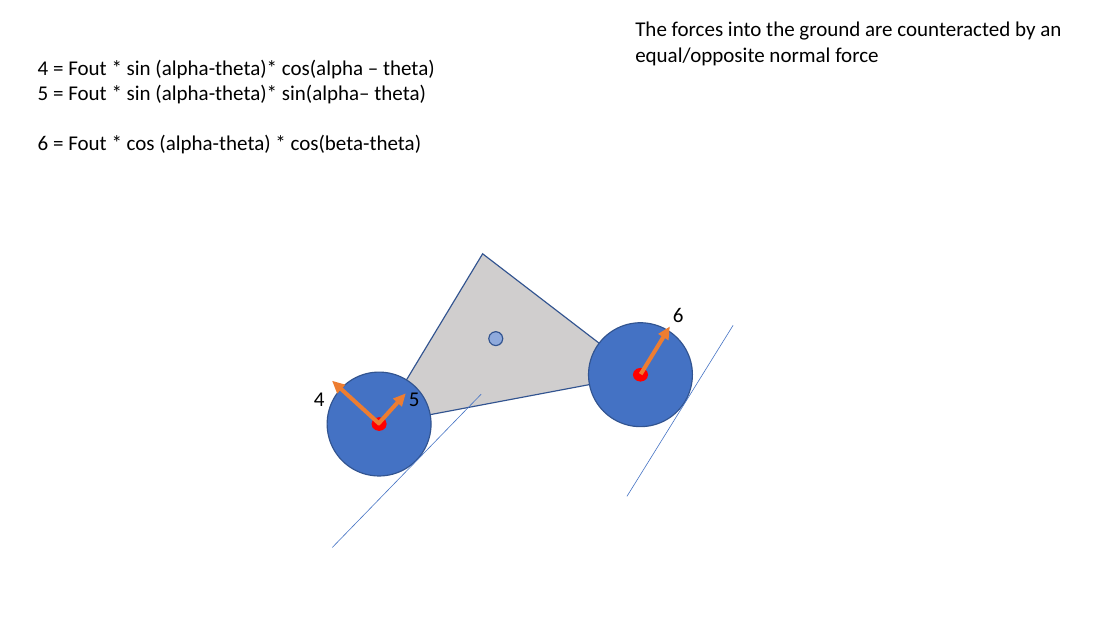
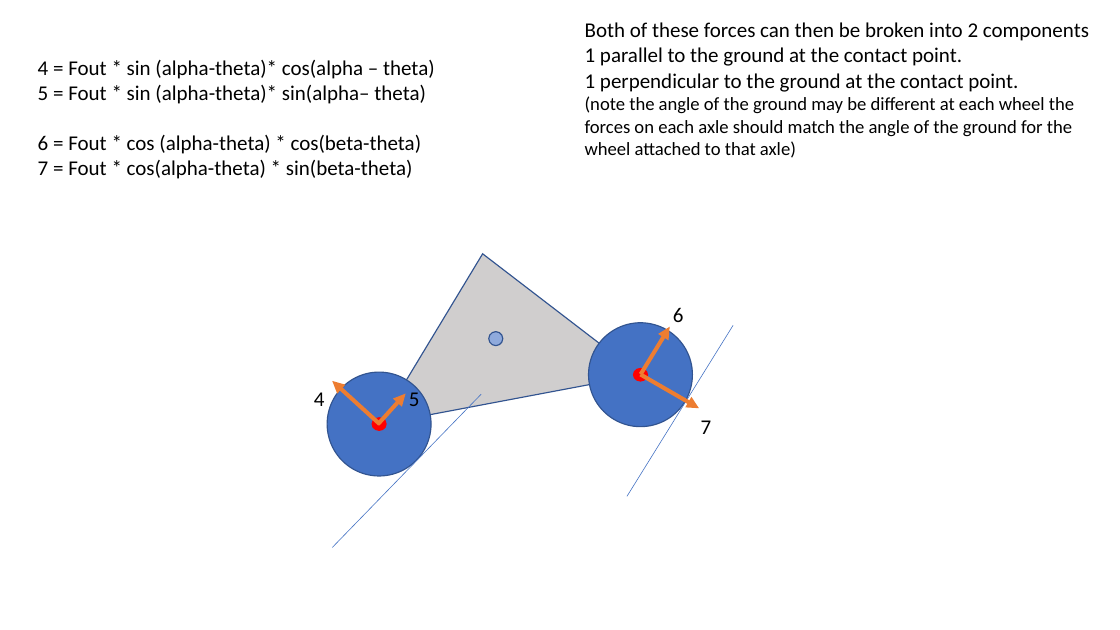
Before and after one commit to rhambleton/drive2d, a slide deck: slide 11 of vehicle forces.pptx (slide 7 before the commit). Drawn at 1120x630 pixels with LibreOffice and Linux fonts; fonts in the diff are those of the drawing. Boxes give left, top, right and bottom in pixels: in the first picture for what was removed or moved away, otherwise in the second. Text is boxed around its words. In the diff, an @@ line names an element or a change of style, - is before the commit and + after.

Commit message:
force model details

```diff
--- a/vehicle forces.pptx
+++ b/vehicle forces.pptx
@@ text added at box(585, 22, 1089, 158), 18 pt, text #000000 @@
+Both of these forces can then be broken into 2 components
+1 parallel to the ground at the contact point.
+1 perpendicular to the ground at the contact point.
+(note the angle of the ground may be different at each wheel the forces on each axle should match the angle of the ground for the wheel attached to that axle)
@@ text removed at box(635, 21, 1061, 66) @@
-The forces into the ground are counteracted by an equal/opposite normal force
@@ text at box(38, 160, 413, 179): paragraph added @@
+7 = Fout * cos(alpha-theta) * sin(beta-theta)
@@ arrow added from (640, 375) to (699, 408), #ED7D31 3.5 pt @@
@@ text added at box(701, 420, 712, 434), 18 pt, text #000000 @@
+7
```
Also in this commit, not shown: 11 other slides changed, 6 slides added, 2 slides removed, 1 other file.
